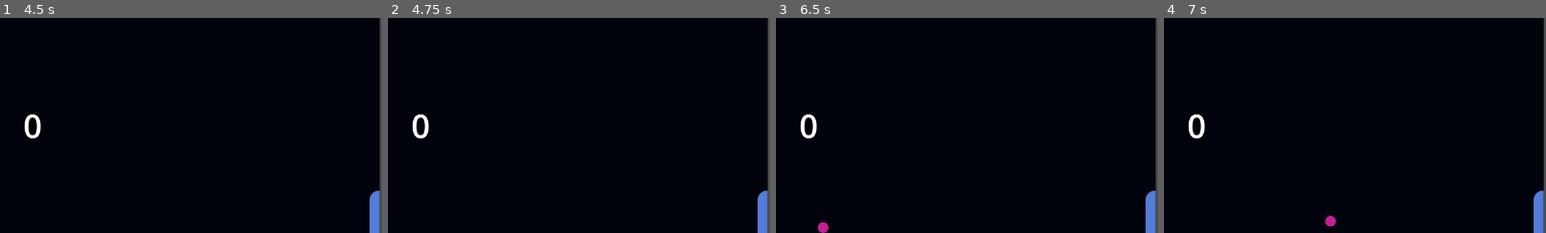
Above: before the commit, frames 1-4 (left to right).
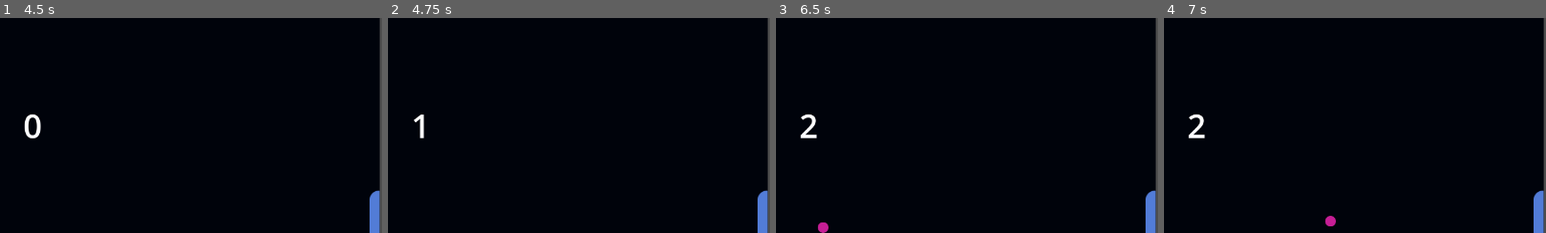
Above: after the commit, the same moments.

Repository: MarcelloLins/GamesWithATwist-Pong
Game: Godot game, scene res://game.tscn
Same seed, same stepped clock (60 frames per second), same inputs: the game is played once before the commit and once after it.
Inputs:
- Up to frame 1 (4.5 s): hold W (UP) 0.53-1.28 s; tap Enter at 1.25 s; hold S (DOWN) 1.28-2.03 s; hold W (UP) 2.03-3.53 s; hold S (DOWN) from 3.53 s (still down)
- Up to frame 2 (4.75 s): keep holding S (DOWN)
- Up to frame 3 (6.5 s): tap Space at 5 s; release S (DOWN) at 5.78 s; hold W (UP) from 5.78 s (still down)
- Up to frame 4 (7 s): keep holding W (UP)
The pictures show only the part of the screen within x 50-100%, y 1-51%; the shares and areas given below are measured in that part.

Frame 1 is identical in both runs. In frame 2, 0.3% of the frame differs, in the area x 6-11%, y 44-56%; in frame 3, 0.3%; in frame 4, 0.3%.

Commit message:
Implemented score system with labels to track each score

Diff:
--- a/boundaries/score_boundaries.gd
+++ b/boundaries/score_boundaries.gd
@@ -14,7 +14,7 @@
 
 # Signal-based approach to notifying both the ball and score handlers that someone scored
 func _on_body_entered_player_boundary(body: Node2D):
-	emit_signal("player_scored", body)
+	emit_signal("enemy_scored", body)
 
 func _on_body_entered_enemy_boundary(body: Node2D):
-	emit_signal("enemy_scored", body)
+	emit_signal("player_scored", body)
--- a/game.tscn
+++ b/game.tscn
@@ -6,6 +6,7 @@
 [ext_resource type="PackedScene" uid="uid://i5i4ajbu01qk" path="res://player/player.tscn" id="4_i8i34"]
 [ext_resource type="PackedScene" uid="uid://bhe6om0vddf4h" path="res://enemy/enemy.tscn" id="5_vlnr6"]
 [ext_resource type="Script" path="res://boundaries/score_boundaries.gd" id="6_scdf0"]
+[ext_resource type="Script" path="res://score.gd" id="7_x6dwr"]
 
 [sub_resource type="RectangleShape2D" id="RectangleShape2D_u5btt"]
 size = Vector2(7, 716.5)
@@ -66,6 +67,7 @@
 shape = SubResource("RectangleShape2D_qnwbm")
 
 [node name="Score" type="Node2D" parent="."]
+script = ExtResource("7_x6dwr")
 
 [node name="Player" type="Label" parent="Score"]
 offset_left = 570.0
--- /dev/null
+++ b/score.gd
@@ -0,0 +1,22 @@
+extends Node2D
+
+var playerScore :int
+var enemyScore :int
+
+@onready var playerLabel :Label = $"./Player"
+@onready var enemyLabel :Label  = $"./Enemy"
+
+# Emits signals when either player or oponent scores
+@onready var scoreBoundaries = $"../ScoreBoundaries"
+
+func _ready() -> void:
+	scoreBoundaries.connect("player_scored", _update_player_score)
+	scoreBoundaries.connect("enemy_scored", _update_enemy_score)
+
+func _update_player_score(_body: Node2D):
+	playerScore += 1
+	playerLabel.text = str(playerScore)
+
+func _update_enemy_score(_body: Node2D):
+	enemyScore += 1
+	enemyLabel.text = str(enemyScore)
Not shown: 1 places in game.tscn that only renumber resources
